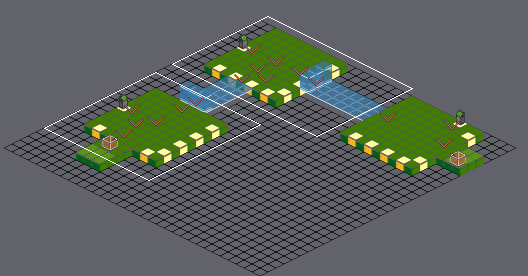
Tiled map -- scratch/floor1-tut-vr2.tmx. The first picture is a wide view before the edit; the outline marks the close-up.
Close-up. Before:
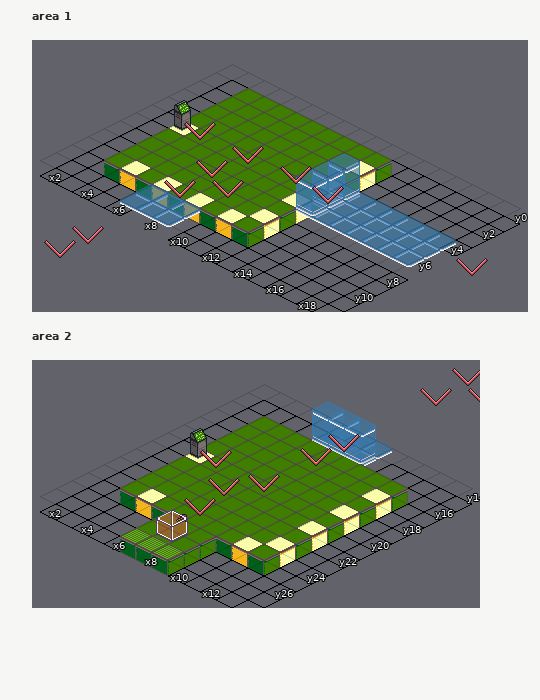
Cells are 32x16 px. Isometric: x runs down to the right, y down to the left. Shown: area 1 x 1..18, y 0..11; area 2 x 1..13, y 14..27. The commit also changed other parts of the map, which this record leaves out. Tiles whose own drawing changed are shown in their newer look in all pictures. Layer "Tiles" is drawn 0,16 px off the grid.
After:
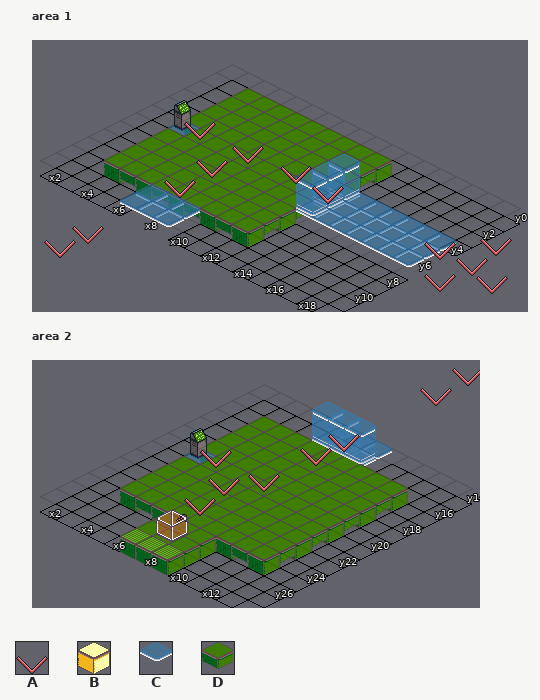
Key: from "control": A 1; from "floors": B 56, C 59, D 60.
_ is an empty cell.
Objects are placed by the point they stand on, in cells (3,4 is the top-left corner of cell 3,4); size is 1x1 cell unless given.
The exact change:
{"where": "layer \"Tiles\", area 1"}
{"y":2,"x":11,"old":"B","new":"D"}
{"y":4,"x":11,"old":"B","new":"D"}
{"y":5,"x":3,"old":"B","new":"C"}
{"y":6,"x":11,"old":"B","new":"D"}
{"y":8,"x":11,"old":"B","new":"D"}
{"y":9,"x":4,"old":"B","new":"D"}
{"y":9,"x":6,"old":"B","new":"D"}
{"y":9,"x":8,"old":"B","new":"D"}
{"y":9,"x":10,"old":"B","new":"D"}
{"where": "layer \"Objects\", area 1"}
{"was": "A \"MarkerPlayer\" at 9.2,8.5 size 1x2", "now": "outside this view"}
{"now": "A \"MarkerGate3\" at 19.8,5.8 size 1x2"}
{"where": "layer \"Tiles\", area 2"}
{"y":17,"x":11,"old":"B","new":"D"}
{"y":19,"x":11,"old":"B","new":"D"}
{"y":20,"x":3,"old":"B","new":"C"}
{"y":21,"x":11,"old":"B","new":"D"}
{"y":23,"x":11,"old":"B","new":"D"}
{"y":24,"x":4,"old":"B","new":"D"}
{"y":24,"x":10,"old":"B","new":"D"}
{"label":"changed","picture_box":[168,123,200,135]}
{"label":"changed","picture_box":[120,161,376,239]}
{"label":"added","picture_box":[424,242,456,260]}
{"label":"changed","picture_box":[184,451,216,463]}
{"label":"changed","picture_box":[136,489,166,519]}
{"label":"changed","picture_box":[232,489,392,567]}
